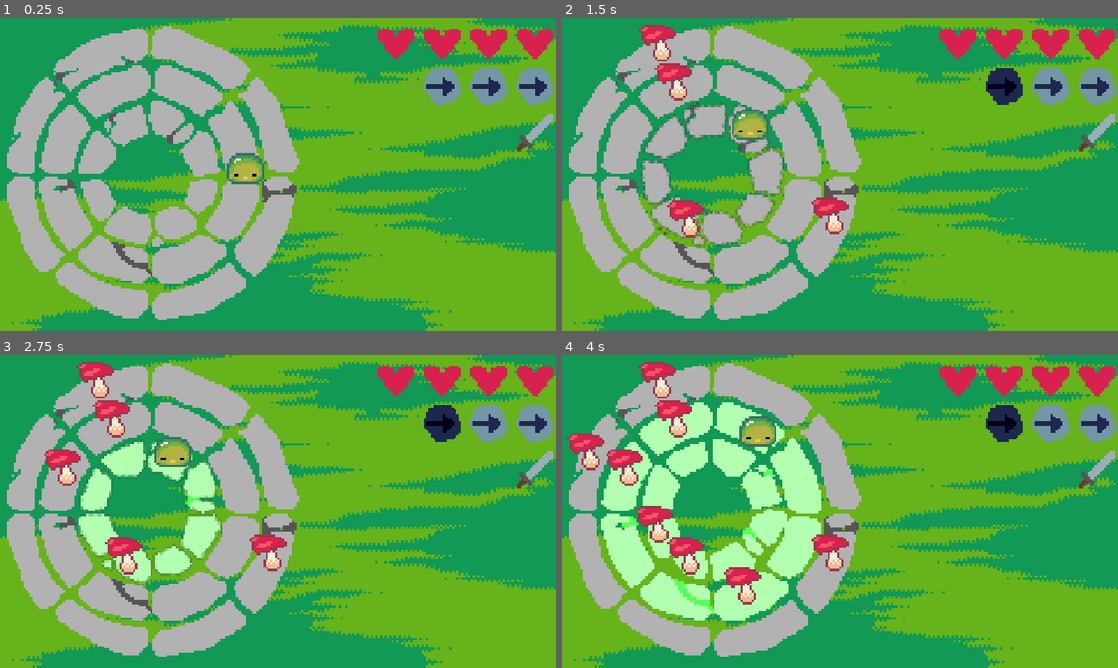
Above: before the commit, frames 1-4 (two rows, left to right).
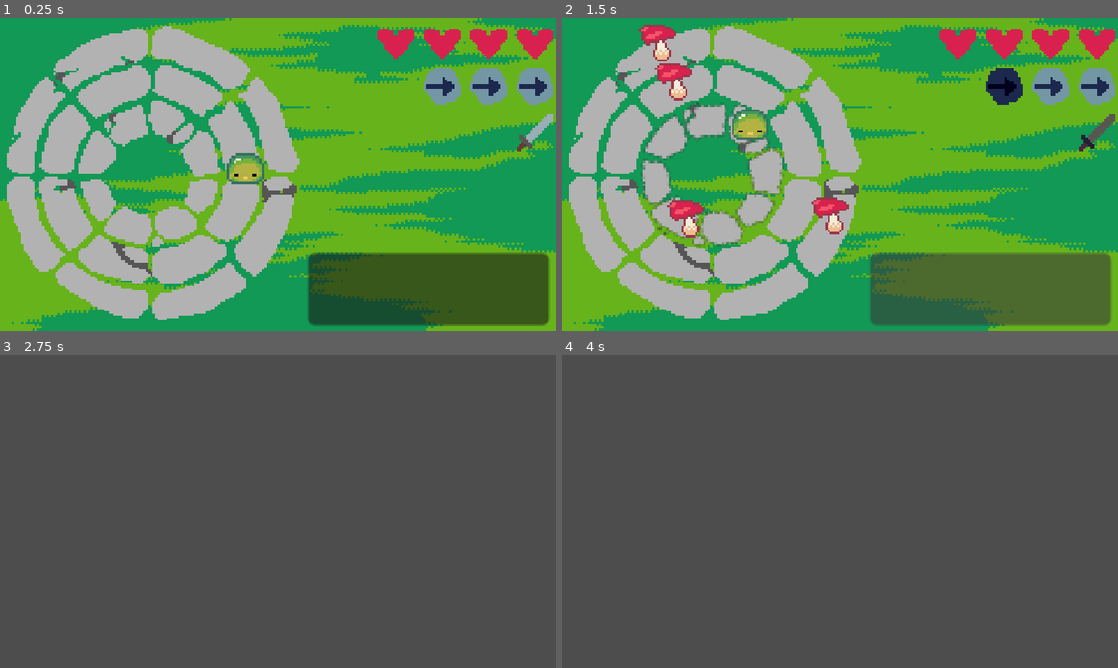
Above: after the commit, the same moments.

Repository: theophylaktos/sanocho-ygda-jam-2026
Game: Godot game, scene res://main/main.tscn
The game is run twice, just before and just after one commit, with the same random seed, the same clock (stepped at 60 frames per second) and the same inputs.
Inputs (mouse positions are in pixels of both pictures, inside the frame that each line leads up to):
- Up to frame 1 (0.25 s): no input
- Up to frame 2 (1.5 s): click (990, 287) at 0.52 s; tap Enter (start) at 1.25, 1.35 s; hold D (ring_right) from 1.28 s (still down)
- Up to frame 3 (2.75 s): release D (ring_right) at 2.03 s; hold S (move_down) from 2.03 s (still down); tap Space (location) at 2.1 s; tap Enter (start) at 2.3 s
- Up to frame 4 (4 s): release S (move_down) at 2.78 s; hold D (ring_right) 2.78-3.53 s; tap Enter (start) at 2.85, 3.8 s; hold W (move_up) from 3.53 s (still down); tap R (toggle) at 3.6 s

The runs differ from the first frame. In frame 1, 10% of the frame differs, in the area x 55-99%, y 74-99%; in frame 2, 10%; in frame 3, 100%; in frame 4, 100%, in the area x 0-100%, y 0-100%.
Error after the commit: Invalid assignment of property or key 'texture' with value of type 'CompressedTexture2D' on a base object of type 'null instance'. (res://main/ui.gd:25)

Commit message:
max attacks

Diff:
--- a/globals/game_state/game_state.gd
+++ b/globals/game_state/game_state.gd
@@ -29,8 +29,17 @@
 		moves_left = new_value
 		moves_left_changed.emit()
 
-@export var max_attacks = 1
-@export var attacks_left = 1
+signal max_attacks_changed
+@export var max_attacks = 1:
+	set(new_value):
+		max_attacks = new_value
+		max_attacks_changed.emit()
+
+signal attacks_left_changed
+@export var attacks_left = 1:
+	set(new_value):
+		attacks_left = new_value
+		attacks_left_changed.emit()
 
 func _init() -> void:
 	object_locations.resize(3)
--- a/globals/round_manager/round_manager.gd
+++ b/globals/round_manager/round_manager.gd
@@ -12,6 +12,7 @@
 	get_tree().change_scene_to_file("uid://j0l0agjlk84b")
 
 func change_scene_to_shop():
+	await get_tree().create_timer(2).timeout
 	get_tree().change_scene_to_file("uid://iy5jea5tf8ka")
 
 func start_round():
--- a/main/main.tscn
+++ b/main/main.tscn
@@ -112,4 +112,17 @@
 layout_mode = 2
 size_flags_vertical = 3
 
+[node name="MarginContainer" type="MarginContainer" parent="UI/MarginContainer/RightSide" unique_id=699235023]
+layout_mode = 2
+size_flags_vertical = 3
+theme_override_constants/margin_left = 2
+theme_override_constants/margin_top = 2
+theme_override_constants/margin_right = 2
+theme_override_constants/margin_bottom = 2
+
+[node name="Button" type="Button" parent="UI/MarginContainer/RightSide/MarginContainer" unique_id=660376527]
+layout_mode = 2
+
 [node name="Enemies" type="Node" parent="." unique_id=1213600632]
+
+[connection signal="pressed" from="UI/MarginContainer/RightSide/MarginContainer/Button" to="UI" method="_on_button_pressed"]
--- a/main/ui.gd
+++ b/main/ui.gd
@@ -1,10 +1,15 @@
 extends Control
 
 const move_icon_used = preload("uid://bq1rbfcvjbdwa")
+const attack_icon_used = preload("uid://wsslysm1iufd")
 
 func _ready() -> void:
 	GameState.moves_left_changed.connect(_change_moves_left)
 	GameState.max_moves_changed.connect(_change_max_moves)
+
+	GameState.attacks_left_changed.connect(_change_attacks_left)
+	GameState.max_attacks_changed.connect(_change_max_attacks)
+
 
 func _change_moves_left():
 	if GameState.moves_left < GameState.max_moves:
@@ -13,7 +18,17 @@
 		RoundManager.start_attack_phase()
 
 func _change_max_moves():
-	if GameState.moves_left < GameState.max_moves:
-		%Moves.get_child(GameState.max_moves - GameState.moves_left - 1).texture = move_icon_used
-	if GameState.moves_left == 0:
-		RoundManager.start_attack_phase()
+	pass
+
+func _change_attacks_left():
+	if GameState.attacks_left < GameState.max_attacks:
+		%Attacks.get_child(GameState.max_attacks - GameState.attacks_left - 1).texture = attack_icon_used
+	if GameState.attacks_left == 0:
+		RoundManager.change_scene_to_shop()
+
+func _change_max_attacks():
+	pass
+
+
+func _on_button_pressed() -> void:
+	GameState.attacks_left -= 1
Binary file added: 1 assets/programmer_art/attack_icon_used.png
Not shown, added: 1 assets/programmer_art/attack_icon_used.png.import
